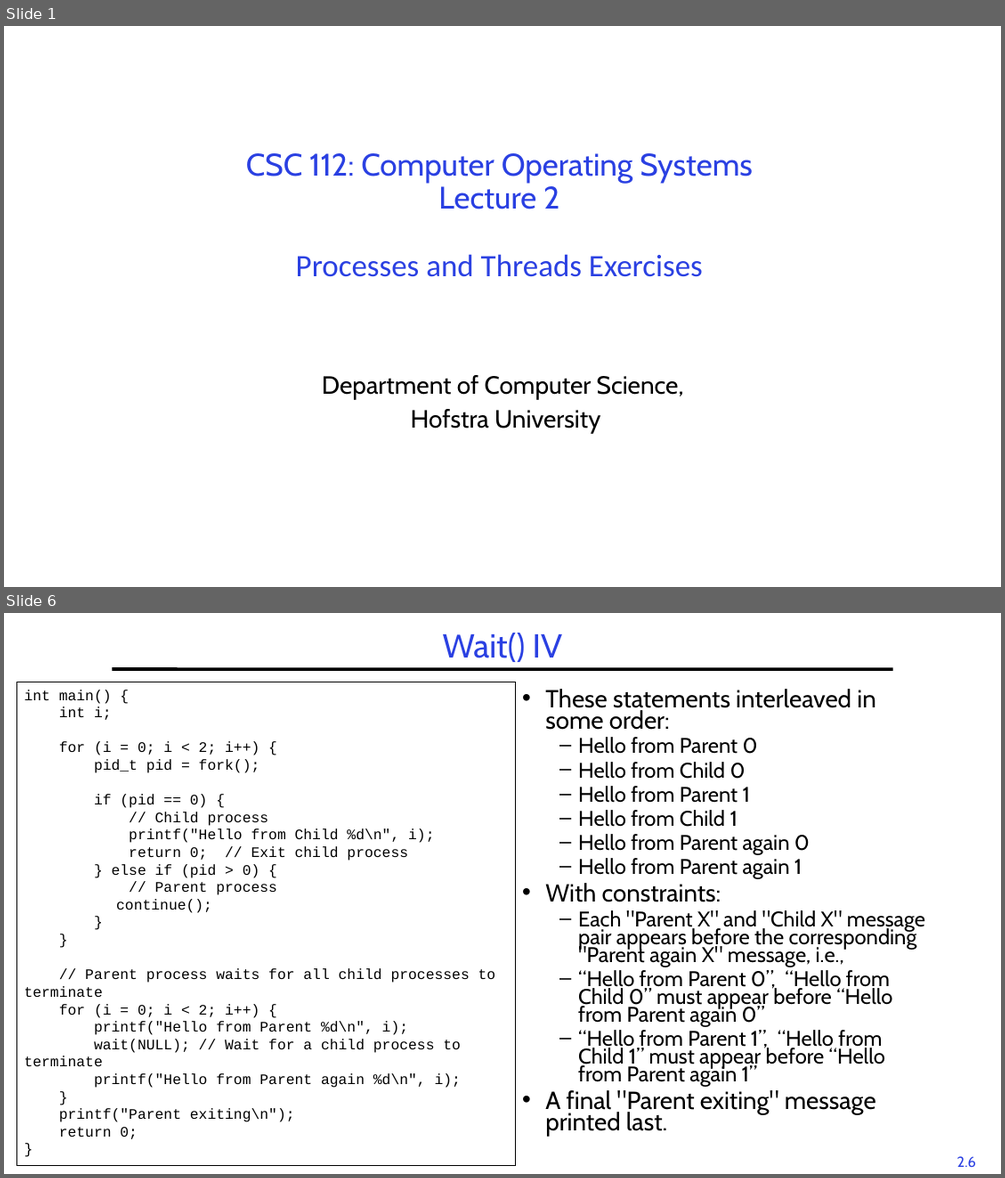
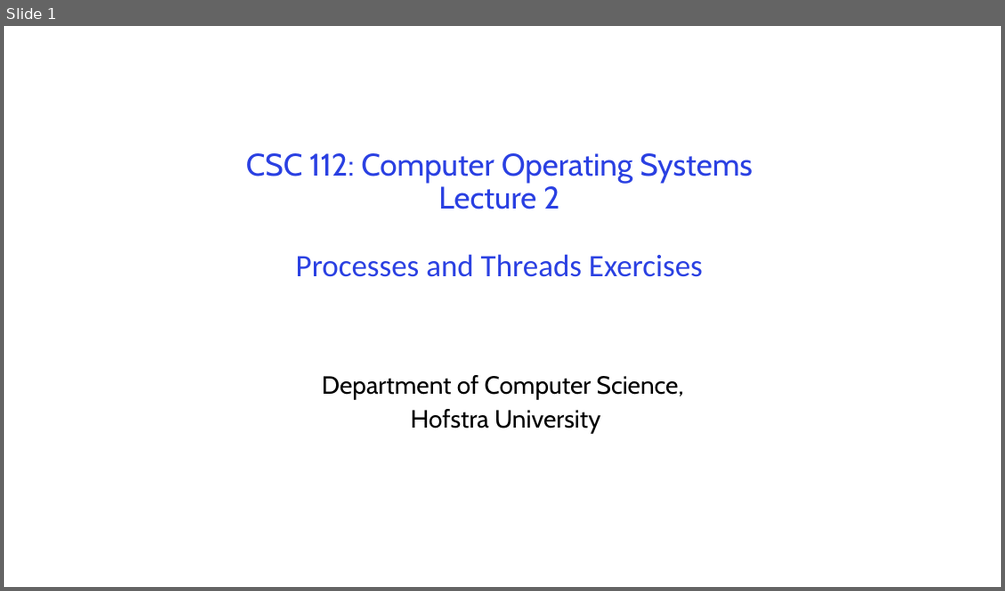
Before and after one commit to guhofstra/CSC256Fa25, a slide deck: PPTs/L2-Exercises ANS.pptx. Shown one above the other, each under a label of ours: slides 1 and 6 before the commit, slide 1 after it; the slides between them are not shown. The pictures are 1005x1178 and 1005x591 pixels, drawn with LibreOffice and Linux fonts; fonts in the diff are those of the drawing. Boxes give left, top, right and bottom in pixels: in the first picture for what was removed or moved away, otherwise in the second. Text is boxed around its words. In the diff, an @@ line names an element or a change of style, - is before the commit and + after.

```diff
--- a/PPTs/L2-Exercises ANS.pptx
+++ b/PPTs/L2-Exercises ANS.pptx
@@ slide 6 removed at (x1=4, y1=613, x2=1001, y2=1174), background #FFFFFF @@
@@ title removed at (x1=443, y1=633, x2=563, y2=662) @@
-Wait() IV
@@ rectangle removed at (x1=16, y1=682, x2=515, y2=1165) @@
-int main() {
-int i;
-for (i = 0; i < 2; i++) {
-pid_t pid = fork();
-if (pid == 0) {
-// Child process
-printf("Hello from Child %d\n", i);
-return 0; // Exit child process
-} else if (pid > 0) {
-// Parent process
-continue();
-}
-}
-// Parent process waits for all child processes to terminate
-for (i = 0; i < 2; i++) {
-printf("Hello from Parent %d\n", i);
-wait(NULL); // Wait for a child process to terminate
-printf("Hello from Parent again %d\n", i);
-}
-printf("Parent exiting\n");
-return 0;
-}
@@ line removed from (112, 669) to (893, 669) @@
@@ text removed at (x1=545, y1=689, x2=925, y2=1135) @@
-• These statements interleaved in some order:
-  – Hello from Parent 0
-  – Hello from Child 0
-  – Hello from Parent 1
-  – Hello from Child 1
-  – Hello from Parent again 0
-  – Hello from Parent again 1
-• With constraints:
-  – Each "Parent X" and "Child X" message pair appears before the corresponding "Parent again X" message, i.e.,
-  – “Hello from Parent 0”, “Hello from Child 0” must appear before “Hello from Parent again 0”
-  – “Hello from Parent 1”, “Hello from Child 1” must appear before “Hello from Parent again 1”
-• A final "Parent exiting" message printed last.
@@ page number removed at (x1=957, y1=1156, x2=976, y2=1167) @@
-2.6
```
Also in this commit, not shown: 4 slides changed, 2 slides added, 2 other files.
